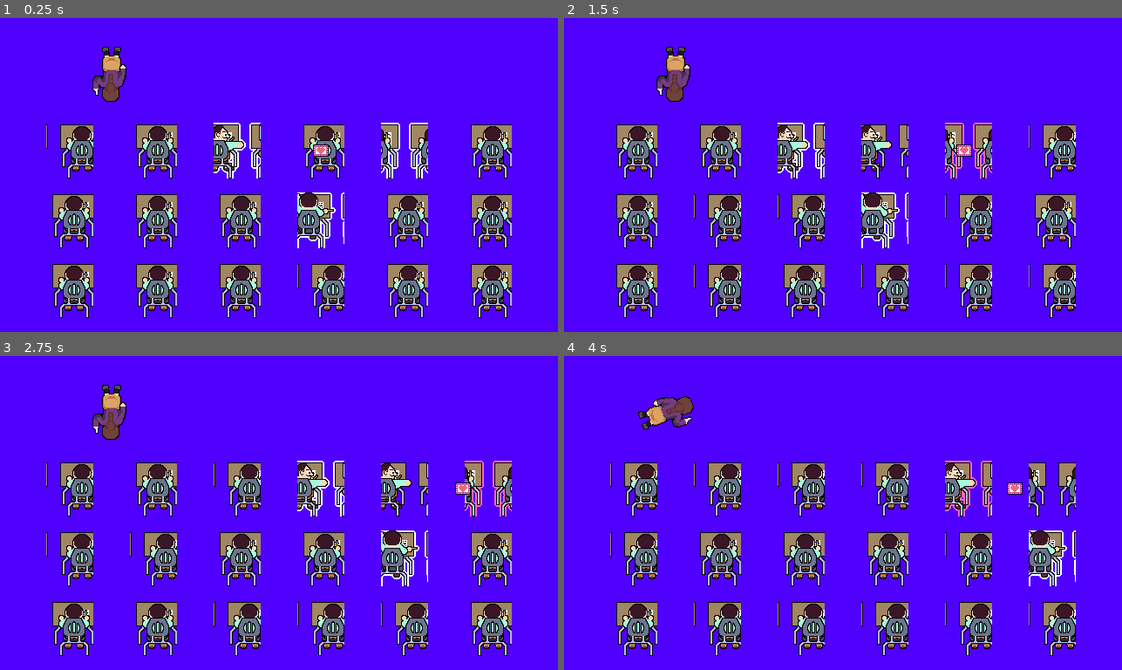
Above: before the commit, frames 1-4 (two rows, left to right).
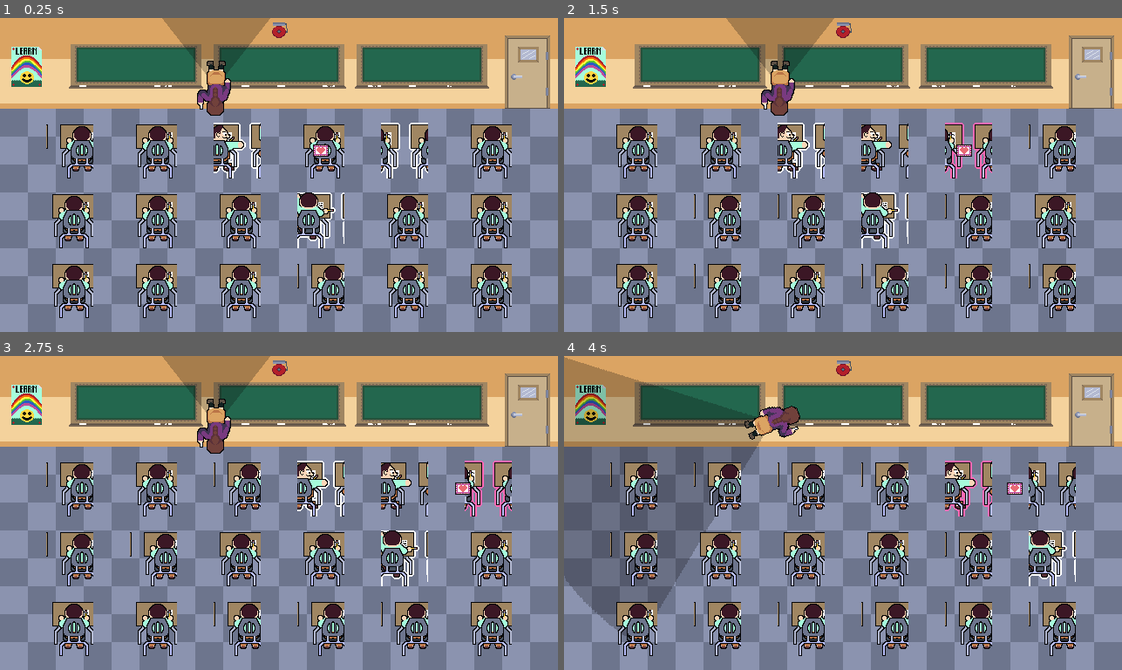
Above: after the commit, the same moments.

Repository: RacBrosGaming/Love-Note
Game: Godot game, scene res://Levels/class_room.tscn
Same seed, same stepped clock (60 frames per second), same inputs: the game is played once before the commit and once after it.
Inputs (mouse positions are in pixels of both pictures, inside the frame that each line leads up to):
- Up to frame 1 (0.25 s): no input
- Up to frame 2 (1.5 s): move the mouse to (630, 149) at 0.52 s; hold Right (right) 0.53-1.28 s; hold Space (select) 0.53-1.28 s; click (630, 149) at 0.67 s; move the mouse to (630, 218) at 1.27 s; hold Down (down) from 1.28 s (still down); tap Space (select) at 1.35 s; click (630, 218) at 1.42 s
- Up to frame 3 (2.75 s): move the mouse to (66, 629) at 2.02 s; release Down (down) at 2.03 s; hold Right (right) from 2.03 s (still down); hold Space (select) from 2.03 s (still down); click (66, 629) at 2.17 s
- Up to frame 4 (4 s): move the mouse to (720, 487) at 2.77 s; release Right (right) at 2.78 s; release Space (select) at 2.78 s; hold Up (up) 2.78-3.53 s; tap Space (select) at 2.85 s; click (720, 487) at 2.92 s; move the mouse to (720, 556) at 3.52 s; hold Left (left) from 3.53 s (still down); hold Space (select) from 3.53 s (still down); click (720, 556) at 3.67 s

The runs differ from the first frame. In frame 1, 83% of the frame differs, in the area x 0-100%, y 0-100%; in frame 2, 83%; in frame 3, 83%; in frame 4, 84%.

Commit message:
Added assets

Diff:
--- a/Levels/class_room.tscn
+++ b/Levels/class_room.tscn
@@ -1,27 +1,60 @@
-[gd_scene load_steps=7 format=3 uid="uid://bxby0dmjb6vx4"]
+[gd_scene load_steps=14 format=3 uid="uid://bxby0dmjb6vx4"]
 
 [ext_resource type="Script" path="res://Levels/class_room.gd" id="1_o8rf2"]
 [ext_resource type="PackedScene" uid="uid://bycek0e5qii0i" path="res://Scenes/grid.tscn" id="2_ctuag"]
+[ext_resource type="Texture2D" uid="uid://dj5rhw8umcn2e" path="res://Assets/Classroom/classroom.png" id="2_s2hma"]
+[ext_resource type="Texture2D" uid="uid://h46fx5mu0u63" path="res://Assets/Teacher/spritesheet_teacher_desk.png" id="3_picyj"]
 [ext_resource type="PackedScene" uid="uid://uyj6biijy682" path="res://Scenes/teacher.tscn" id="4_mgn65"]
 
-[sub_resource type="PlaceholderTexture2D" id="PlaceholderTexture2D_lhpta"]
-size = Vector2(640, 360)
+[sub_resource type="AtlasTexture" id="AtlasTexture_7qu55"]
+atlas = ExtResource("3_picyj")
+region = Rect2(0, 0, 192, 64)
+
+[sub_resource type="AtlasTexture" id="AtlasTexture_b2j2n"]
+atlas = ExtResource("3_picyj")
+region = Rect2(192, 0, 192, 64)
+
+[sub_resource type="AtlasTexture" id="AtlasTexture_18tvv"]
+atlas = ExtResource("3_picyj")
+region = Rect2(384, 0, 192, 64)
+
+[sub_resource type="SpriteFrames" id="SpriteFrames_yfxkw"]
+animations = [{
+"frames": [{
+"duration": 1.0,
+"texture": SubResource("AtlasTexture_7qu55")
+}, {
+"duration": 1.0,
+"texture": SubResource("AtlasTexture_b2j2n")
+}, {
+"duration": 1.0,
+"texture": SubResource("AtlasTexture_18tvv")
+}],
+"loop": true,
+"name": &"default",
+"speed": 5.0
+}]
+
+[sub_resource type="RectangleShape2D" id="RectangleShape2D_f041m"]
+size = Vector2(192, 20)
+
+[sub_resource type="RectangleShape2D" id="RectangleShape2D_tmaer"]
+size = Vector2(120, 36)
 
 [sub_resource type="WorldBoundaryShape2D" id="WorldBoundaryShape2D_u4oht"]
 normal = Vector2(1, 0)
 
 [sub_resource type="WorldBoundaryShape2D" id="WorldBoundaryShape2D_c25yy"]
 normal = Vector2(-1, 0)
-distance = -640.0
 
 [node name="ClassRoom" type="Node2D"]
 script = ExtResource("1_o8rf2")
 
 [node name="TextureRect" type="TextureRect" parent="."]
-modulate = Color(0.313726, 1, 1, 1)
+z_index = -10
 offset_right = 640.0
 offset_bottom = 360.0
-texture = SubResource("PlaceholderTexture2D_lhpta")
+texture = ExtResource("2_s2hma")
 
 [node name="GridPosition" type="Marker2D" parent="."]
 position = Vector2(80, 152)
@@ -30,12 +63,31 @@
 [node name="Grid" parent="GridPosition" instance=ExtResource("2_ctuag")]
 
 [node name="Teacher" parent="." instance=ExtResource("4_mgn65")]
-position = Vector2(128, 64)
+position = Vector2(248, 80)
+
+[node name="AnimatedSprite2D" type="AnimatedSprite2D" parent="."]
+visible = false
+position = Vector2(128, 80)
+sprite_frames = SubResource("SpriteFrames_yfxkw")
+autoplay = "default"
+frame_progress = 0.278477
+
+[node name="StaticBody2D" type="StaticBody2D" parent="AnimatedSprite2D"]
+
+[node name="CollisionShape2D" type="CollisionShape2D" parent="AnimatedSprite2D/StaticBody2D"]
+position = Vector2(0, 22)
+shape = SubResource("RectangleShape2D_f041m")
+
+[node name="CollisionShape2D2" type="CollisionShape2D" parent="AnimatedSprite2D/StaticBody2D"]
+position = Vector2(-36, -6)
+shape = SubResource("RectangleShape2D_tmaer")
 
 [node name="StaticBody2D" type="StaticBody2D" parent="."]
 
 [node name="CollisionShape2D" type="CollisionShape2D" parent="StaticBody2D"]
+position = Vector2(72, 0)
 shape = SubResource("WorldBoundaryShape2D_u4oht")
 
 [node name="CollisionShape2D2" type="CollisionShape2D" parent="StaticBody2D"]
+position = Vector2(568, 0)
 shape = SubResource("WorldBoundaryShape2D_c25yy")
